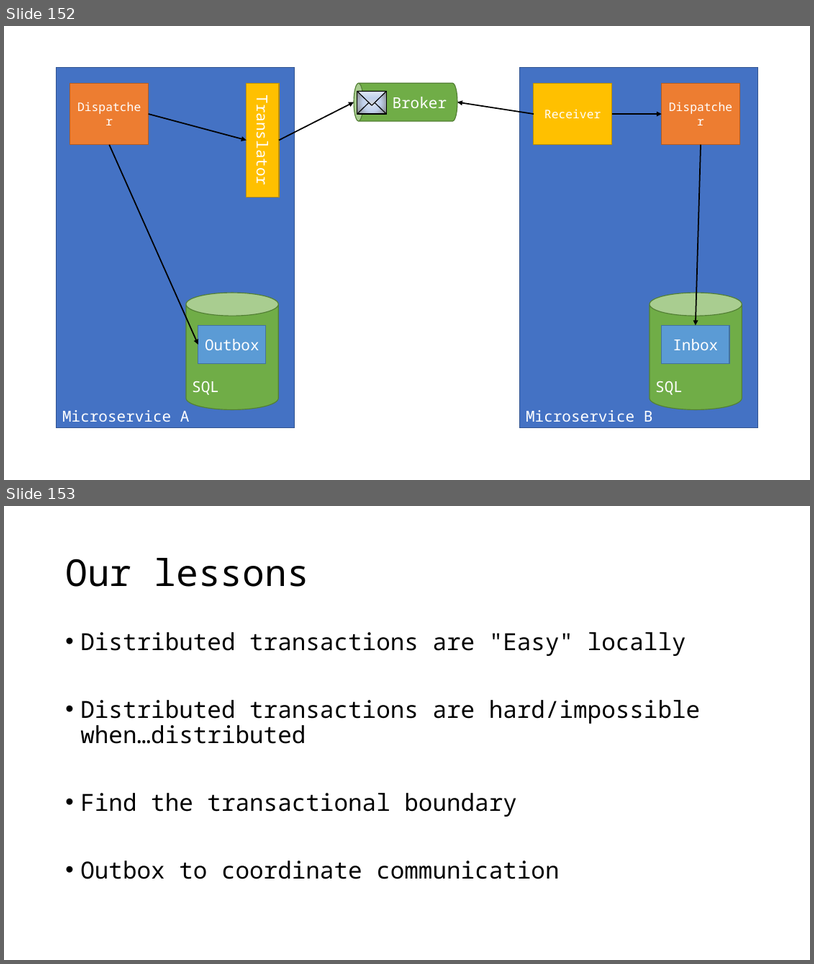
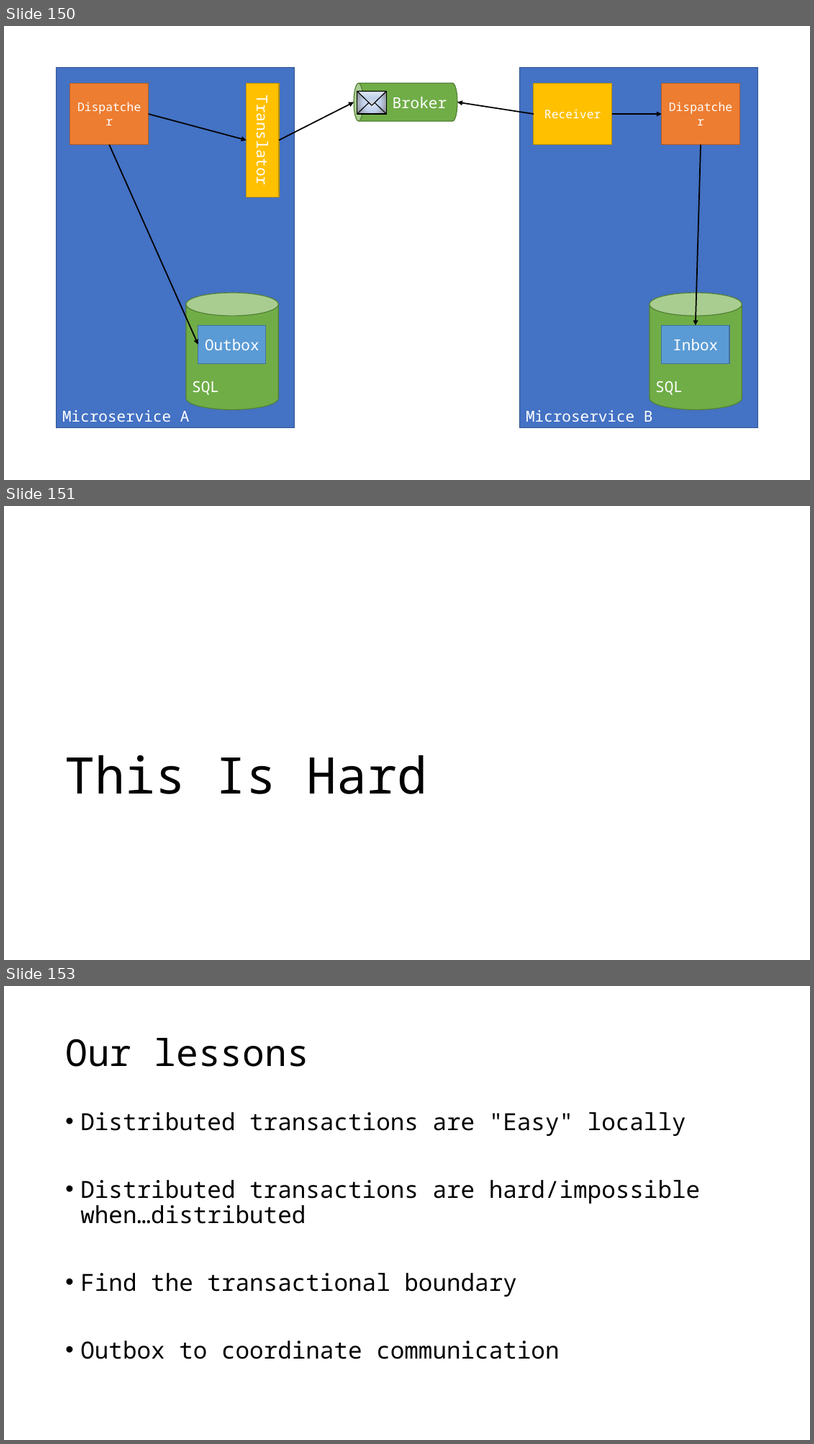
Before and after one commit to jbogard/presentations, a slide deck: LifeBeyondDistributedTransactions/LifeBeyondDistributedTransactions.pptx. Shown one above the other, each under a label of ours: slides 152 and 153 before the commit, slides 150, 151 and 153 after it; the slides between them are not shown. The pictures are 814x964 and 814x1444 pixels, drawn with LibreOffice and Linux fonts; fonts in the diff are those of the drawing. Boxes give left, top, right and bottom in pixels: in the first picture for what was removed or moved away, otherwise in the second. Text is boxed around its words. In the diff, an @@ line names an element or a change of style, - is before the commit and + after.

```diff
--- a/LifeBeyondDistributedTransactions/LifeBeyondDistributedTransactions.pptx
+++ b/LifeBeyondDistributedTransactions/LifeBeyondDistributedTransactions.pptx
@@ slide 151 added at <box>4,506,810,960</box>, background #FFFFFF @@
@@ title added at <box>65,754,428,794</box>, 60 pt, text #000000 @@
+This Is Hard
@@ what was slide 152 is now slide 150 @@
```
Also in this commit, not shown: 1 other slide added, 2 slides removed, 2 other files.
